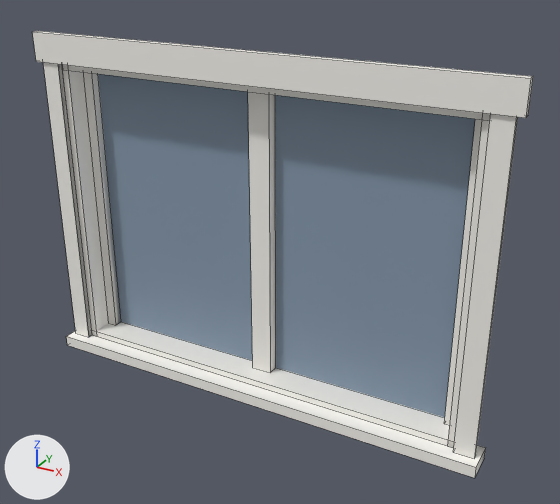
Before and after pictures for a commit that changed the OBJ model art/models/kit/kit_window_wide.obj.
The view is the same before and after, from a 50 mm lens placed at (1.48, -2.44, 1.88), pointed at (0.1, 0.07, 0.62). Arrows for +X, +Y and +Z are at lower left; the lights stay in place. The picture after the commit comes second. Mesh edges are drawn as thin lines. Where no turn or scale is listed for an object, it has been applied to the vertices.

The older version as bpy lines, for what is in view:
```python
me_kit_window_wide = bpy.data.meshes.new('kit_window_wide')
me_kit_window_wide.from_pydata(...)  # 82 vertices, 67 faces; spans x -1.01..1.01, y -0.07..0.2, z -0.05..1.42
# faces by material slot: [66, 1]
me_kit_window_wide.materials.append(mat_paint)  # white #f7f5ef
me_kit_window_wide.materials.append(mat_glass)  # greyish blue #8699ad
ob_kit_window_wide = bpy.data.objects.new('kit_window_wide', me_kit_window_wide)
ob_kit_window_wide.location = (0.0, 0.0, 0.0)
```
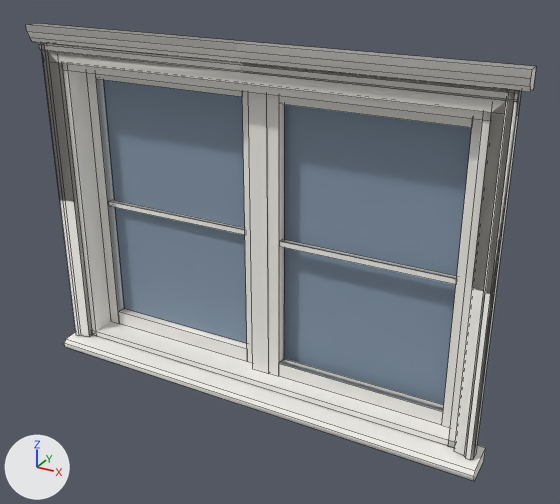
Where the change shows, as pixel boxes [x1, y1, x2, y2] in the pictures (560 x 504 px; the box of a moved part takes in the faces that stretch with it):
'kit_window_wide', reshaped
    before: [33, 31, 533, 478]
    after: [26, 23, 536, 481]
part 1 of me_kit_window_wide, moved or reshaped
    before: [98, 74, 475, 418]
    after: [103, 80, 472, 405]
part 2 of me_kit_window_wide, added
    after: [248, 92, 269, 374]
part 3 of me_kit_window_wide, added
    after: [109, 200, 245, 235]
part 4 of me_kit_window_wide, added
    after: [280, 239, 457, 285]
part 5 of me_kit_window_wide, rebuilt (20% shorter)
    before: [33, 31, 533, 118]
    after: [26, 23, 536, 92]
part 6 of me_kit_window_wide, added
    after: [87, 73, 252, 363]
part 7 of me_kit_window_wide, added
    after: [267, 94, 482, 428]
part 8 of me_kit_window_wide, moved or reshaped
    before: [43, 62, 516, 478]
    after: [39, 43, 521, 481]

The change, as a diff of the scene's bpy script:
```diff
--- a/art/models/kit/kit_window_wide.obj.py
+++ b/art/models/kit/kit_window_wide.obj.py
@@ me_kit_window_wide @@
 # used by ob_kit_window_wide; location = (0.0, 0.0, 0.0)
-me_kit_window_wide.from_pydata(...)  # 82 vertices, 67 faces; spans x -1.01..1.01, y -0.07..0.2, z -0.05..1.42
+me_kit_window_wide.from_pydata(...)  # 160 vertices, 134 faces; spans x -1.01..1.01, y -0.09..0.2, z -0.06..1.45
+# me_kit_window_wide part 1: the loose piece of 4 vertices spanning x -0.9..0.9, y 0.13, z 0.03..1.27 is moved by (0.0, 0.02, 0.0)
+# me_kit_window_wide part 2: a new loose piece, a box spanning x -0.04..0.04, y 0.07..0.15, z 0.03..1.27, in mat_paint (white #f7f5ef)
+# me_kit_window_wide part 3: a new loose piece, a box spanning x -0.82..-0.09, y 0.118..0.145, z 0.639..0.661, in mat_paint (white #f7f5ef)
+# me_kit_window_wide part 4: a new loose piece, a box spanning x 0.09..0.82, y 0.083..0.11, z 0.639..0.661, in mat_paint (white #f7f5ef)
+# me_kit_window_wide part 5: the loose piece of 8 vertices spanning x -1.01..1.01, y -0.03..0.0, z 1.3..1.42 is rebuilt with 12 vertices and now spans x -1.01..1.01, y -0.06..0.0, z 1.38..1.45
+# me_kit_window_wide part 6: a new loose piece of 24 vertices spanning x -0.87..-0.04, y 0.11..0.16, z 0.03..1.27, in mat_paint (white #f7f5ef)
+# me_kit_window_wide part 7: a new loose piece of 24 vertices spanning x 0.04..0.87, y 0.08..0.12, z 0.03..1.27, in mat_paint (white #f7f5ef)
+# me_kit_window_wide part 8
+# 32 vertices are removed from x -1.0..1.0, y -0.07..0.13, z -0.05..1.27
+# 32 faces are deleted
+# 18 vertices are added at x -1.0..0.97, y -0.09..0.06, z -0.06..1.37
+# 6 new vertices lie (0.0, 0.0, 1.38) away from vertices in x -0.97..0.97, y -0.04..-0.03, z 0.0
+# 5 new vertices lie (2.0, 0.0, 0.0) away from vertices in x -1.0, y -0.09..0.06, z -0.06..-0.01
+# 5 new vertices lie (1.96, 0.0, 0.0) away from vertices in x -0.98, y -0.04..0.0, z 1.3..1.37
+# 31 new faces join them, mat_paint (white #f7f5ef)
 me_kit_window_wide.materials.append(mat_paint)
```
